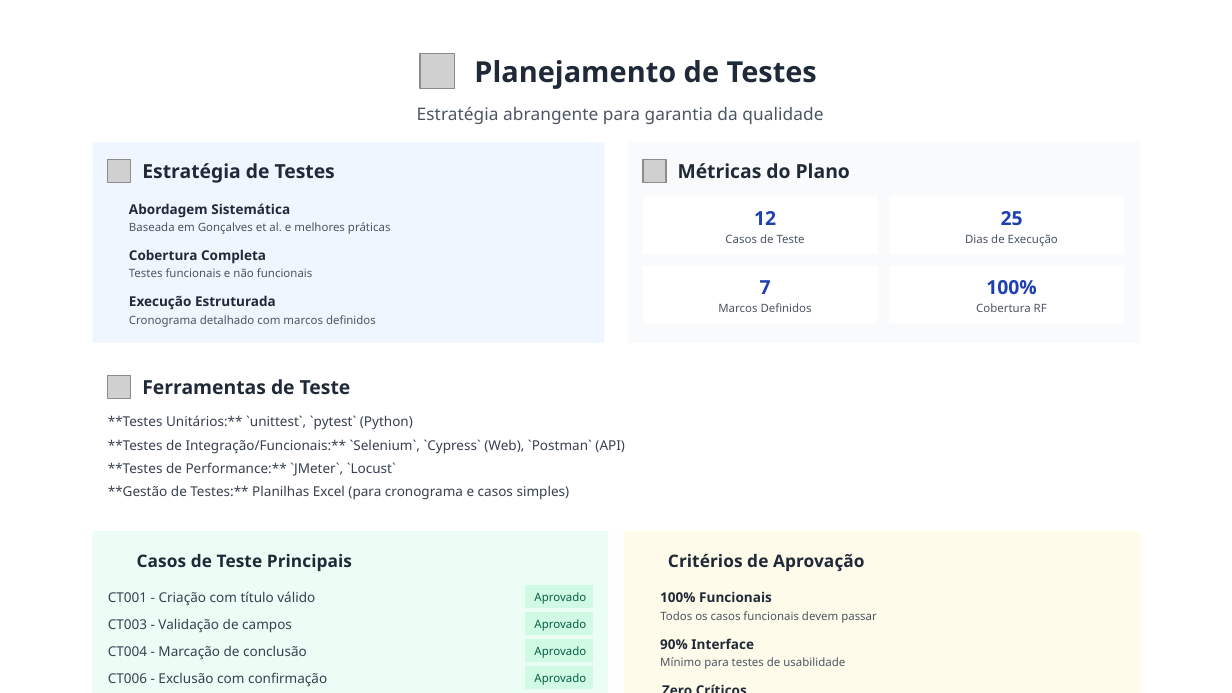
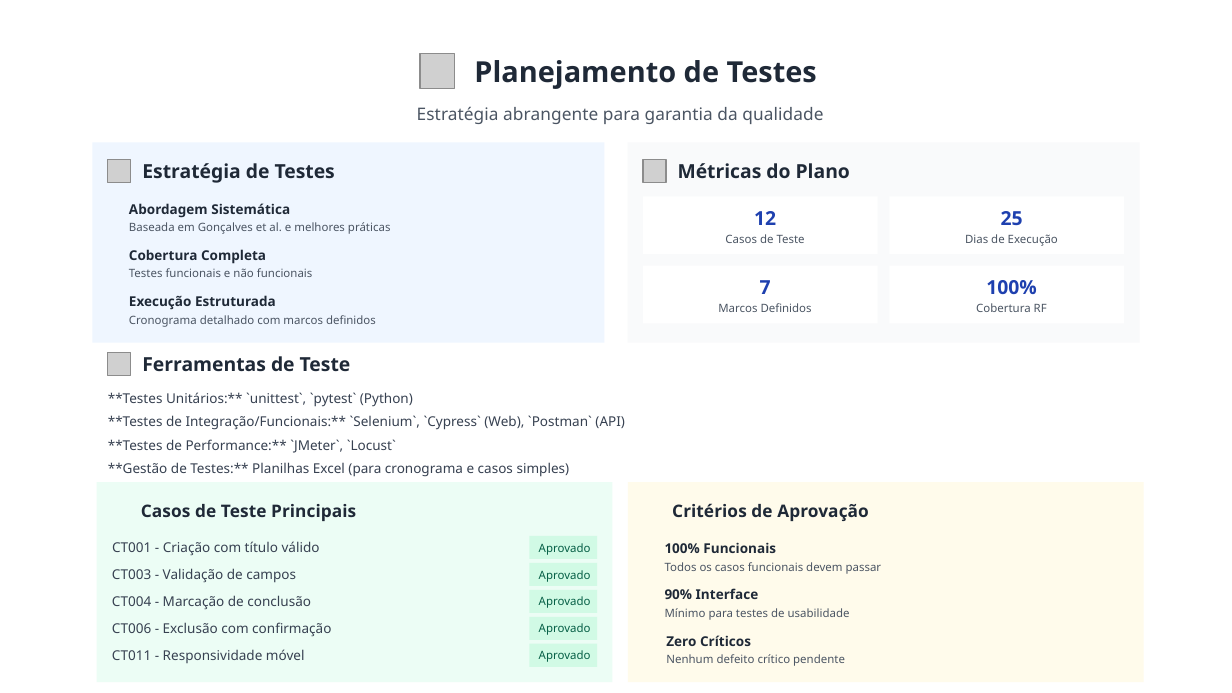
Before and after one commit to breis1/Gestao-e-qualidade-de-software, a slide deck: slide 6 of Projeto-A3/Projeto A3 Gerenciador de Tarefas - Documentação de Desenvolvimento de Software.pptx. Drawn at 1232x693 pixels with LibreOffice and Linux fonts; fonts in the diff are those of the drawing; grey boxes stand for pictures; background and template pictures are left out. Boxes give left, top, right and bottom in pixels: in the first picture for what was removed or moved away, otherwise in the second. Text is boxed around its words. In the diff, an @@ line names an element or a change of style, - is before the commit and + after.

```diff
--- a/Projeto-A3/Projeto A3 Gerenciador de Tarefas - Documentação de Desenvolvimento de Software.pptx
+++ b/Projeto-A3/Projeto A3 Gerenciador de Tarefas - Documentação de Desenvolvimento de Software.pptx
@@ text "**Testes Unitários:** `unittest`, `pytest` (Python)": place and size @@
-text "**Testes Unitários:** `unittest`, `pytest` (Python)" at box(108, 415, 413, 430)
+text "**Testes Unitários:** `unittest`, `pytest` (Python)" at box(108, 392, 413, 407)
@@ 4 texts, 1 picture: place and size @@
-4 texts, 1 picture at box(108, 376, 625, 500)
+4 texts, 1 picture at box(108, 352, 625, 477)
@@ 15 texts, 6 rectangles: place and size @@
-15 texts, 6 rectangles at box(92, 531, 1140, 693)
+15 texts, 6 rectangles at box(96, 482, 1145, 681)
@@ text added at box(112, 649, 305, 663), 7.9 pt, text #374151 @@
+CT011 - Responsividade móvel
@@ rectangle added at box(530, 644, 598, 668), fill #D1FAE5 @@
@@ text added at box(539, 650, 591, 662), 6.8 pt, text #065F46 @@
+Aprovado
@@ text added at box(666, 654, 845, 666), 6.8 pt, text #4B5563 @@
+Nenhum defeito crítico pendente
```
Also in this commit, not shown: 4 other slides changed.
